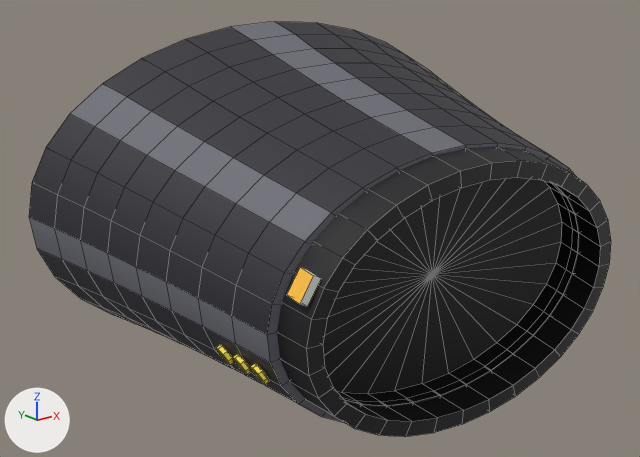
Two versions of the FBX model Assets/ZonkContent/Art/Models/Sleeves/Sleeve_Mafia.fbx, one commit apart.
Before and after are seen from a 50 mm camera at (-1.019, -0.417, 0.537) aimed at (-0.04, 0.807, 0.048). Arrows for +X, +Y and +Z are at lower left; the lights stay in place. The first picture is the older version. Mesh edges are drawn as thin lines. Where no turn or scale is listed for an object, it has been applied to the vertices.

The first picture shows 'Sleeve_Mafia'.
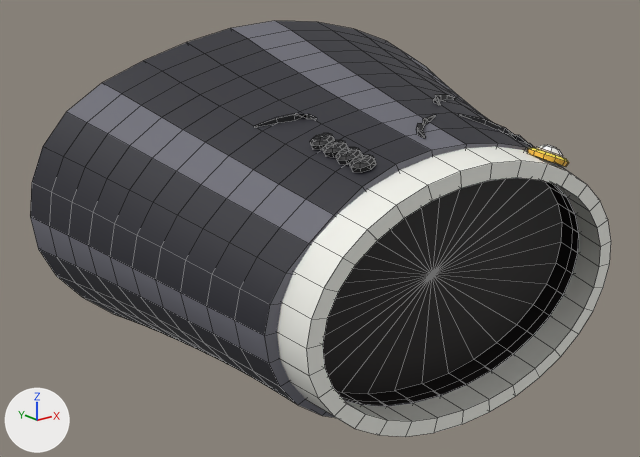
What differs and where, as boxes (x1, y1, x2, y2) in the pictures (640 x 457 px):
'Sleeve_Mafia', reshaped
    before: (29, 22, 611, 437)
    after: (30, 21, 611, 437)
part 1 of me_sleeve_mafia, deleted
    before: (250, 363, 269, 385)
part 2 of me_sleeve_mafia, deleted
    before: (233, 354, 251, 375)
part 3 of me_sleeve_mafia, deleted
    before: (216, 345, 234, 365)
part 4 of me_sleeve_mafia, deleted
    before: (287, 267, 321, 307)
part 5 of me_sleeve_mafia, reshaped
    before: (29, 22, 579, 422)
    after: (30, 21, 579, 418)
part 6 of me_sleeve_mafia, surface changed (black to grey)
    both: (277, 146, 611, 437)

Edits to the bpy script that builds the scene:
```text
Change me_sleeve_mafia:
    used by ob_sleeve_mafia; location = (0.0, 0.0, 0.0)
    remove me_sleeve_mafia.from_pydata(...)  # 544 vertices, 590 faces; spans x -0.467..0.548, y 0.385..1.123, z -0.252..0.403
    add me_sleeve_mafia.from_pydata(...)  # 832 vertices, 910 faces; spans x -0.465..0.549, y 0.385..1.123, z -0.25..0.405
    me_sleeve_mafia part 1: the loose piece of 18 vertices spanning x -0.374..-0.35, y 0.526..0.561, z -0.062..-0.028 is deleted
    me_sleeve_mafia part 2: the loose piece of 18 vertices spanning x -0.377..-0.354, y 0.567..0.601, z -0.061..-0.027 is deleted
    me_sleeve_mafia part 3: the loose piece of 18 vertices spanning x -0.381..-0.357, y 0.607..0.642, z -0.06..-0.026 is deleted
    me_sleeve_mafia part 4: the loose piece of 8 vertices spanning x -0.362..-0.327, y 0.442..0.479, z 0.087..0.133 is deleted
    me_sleeve_mafia part 5: 219 vertices moved from x -0.452..0.445, y 0.442..1.046, z -0.243..0.383 to x -0.437..0.417, y 0.442..1.0, z -0.23..0.361; 63 vertices removed from x -0.467..0.548, y 0.661..1.123, z -0.252..0.403; 413 vertices added at x -0.465..0.549, y 0.385..1.123, z -0.25..0.405
    me_sleeve_mafia part 6: 128 kept faces spanning x -0.361..0.287, y 0.385..0.527, z -0.192..0.261 get new texture (UV) coordinates
```
